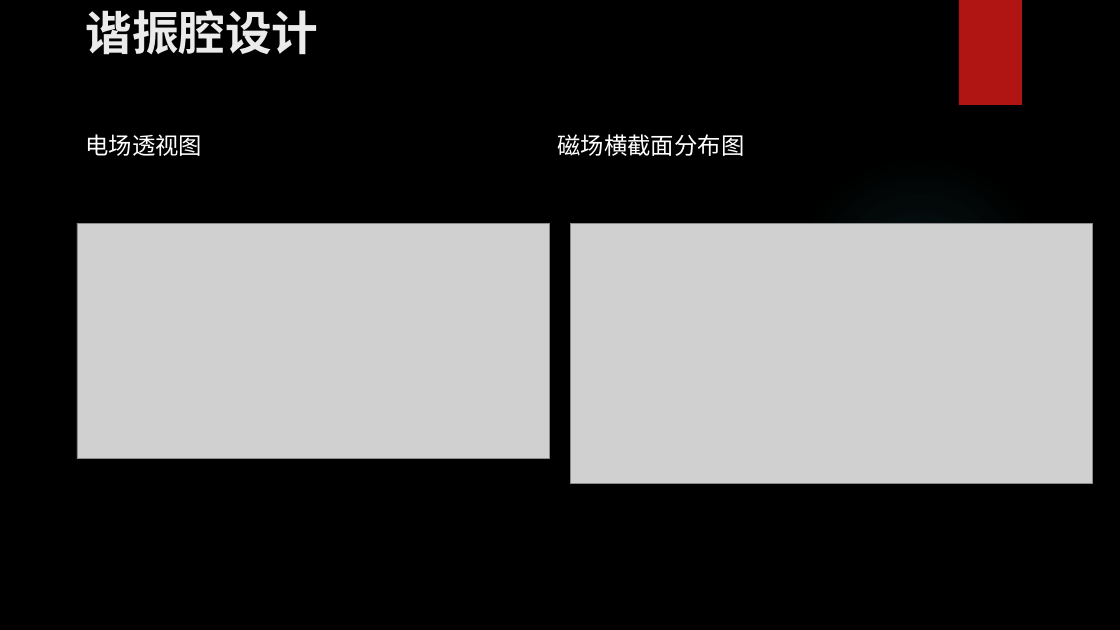
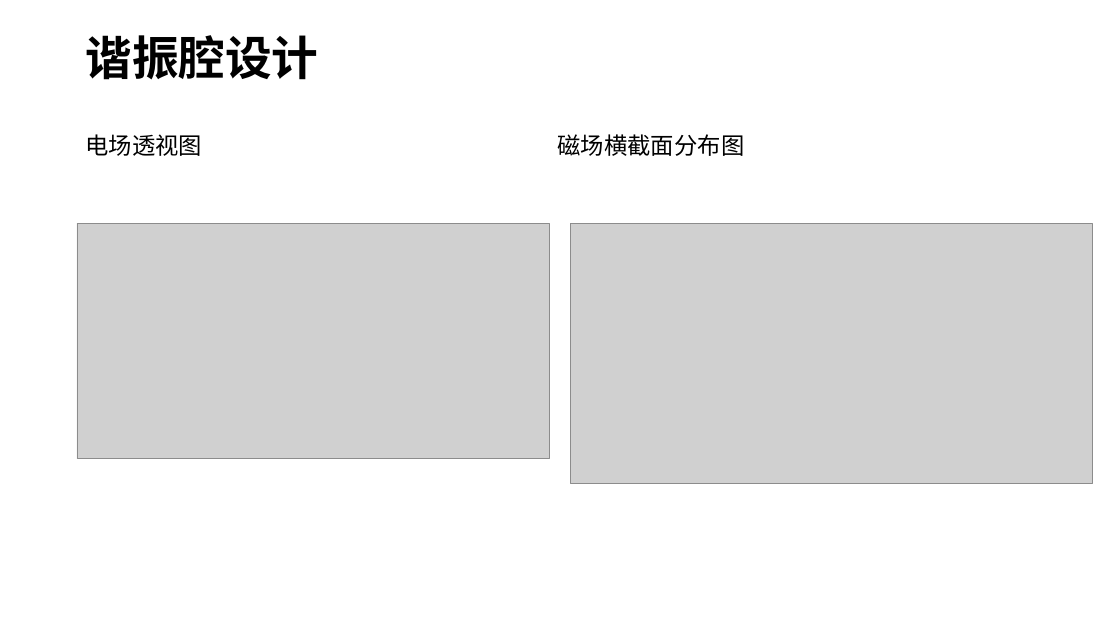
Before and after one commit to ddomax/presentation, a slide deck: slide 4 of 微波谐振腔.pptx. Drawn at 1120x630 pixels with LibreOffice and Linux fonts; fonts in the diff are those of the drawing; grey boxes stand for pictures; background and template pictures are left out. Boxes give left, top, right and bottom in pixels: in the first picture for what was removed or moved away, otherwise in the second. Text is boxed around its words. In the diff, an @@ line names an element or a change of style, - is before the commit and + after.

```diff
--- a/微波谐振腔.pptx
+++ b/微波谐振腔.pptx
@@ background picture (left out) to #FFFFFF @@
@@ title "谐振腔设计" at [85,35,318,80]: text colour #EBEBEB to #000000; line spacing 1 to 0.9; vertical alignment top to middle @@
@@ rectangle removed at [959,0,1022,105] @@
@@ text "电场透视图" at [85,134,202,156]: text colour #FFFFFF to #000000 @@
@@ text "磁场横截面分布图" at [558,134,745,156]: text colour #FFFFFF to #000000 @@
@@ ellipse removed at [791,154,1049,413] @@
```
Also in this commit, not shown: 15 other slides changed, 2 slides added, 1 slide removed, 1 other file.
